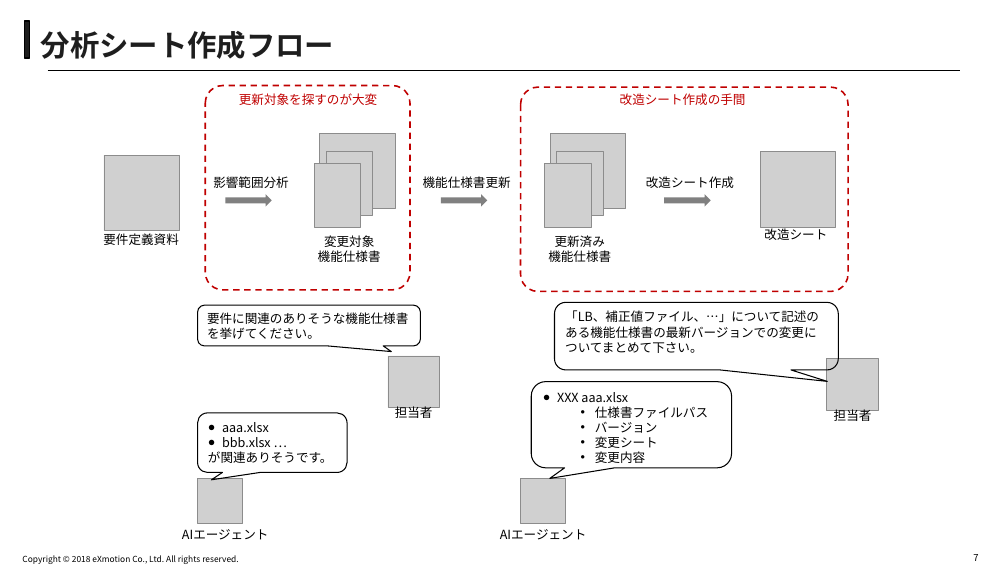
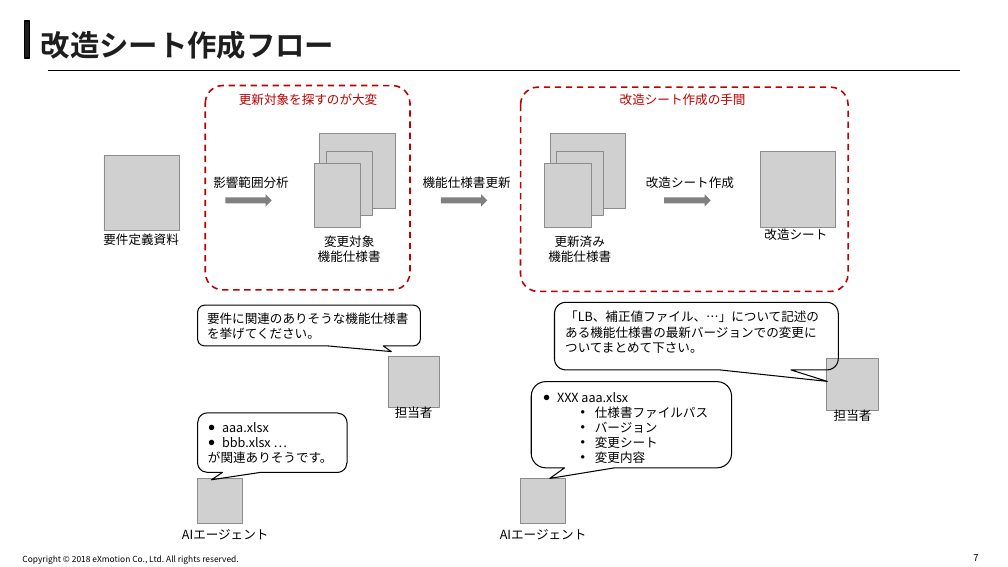
Before and after one commit to akirasueyoshi/nikon_work, a slide deck: slide 7 of 改造シート_exmPC.pptx. Drawn at 1008x567 pixels with LibreOffice and Linux fonts; fonts in the diff are those of the drawing; grey boxes stand for pictures; background and template pictures are left out. Boxes give left, top, right and bottom in pixels: in the first picture for what was removed or moved away, otherwise in the second. Text is boxed around its words. In the diff, an @@ line names an element or a change of style, - is before the commit and + after.

```diff
--- a/改造シート_exmPC.pptx
+++ b/改造シート_exmPC.pptx
@@ title at [41,31,335,59]: text changed @@
-分析シート作成フロー
+改造シート作成フロー
```
Also in this commit, not shown: 6 other slides changed.
